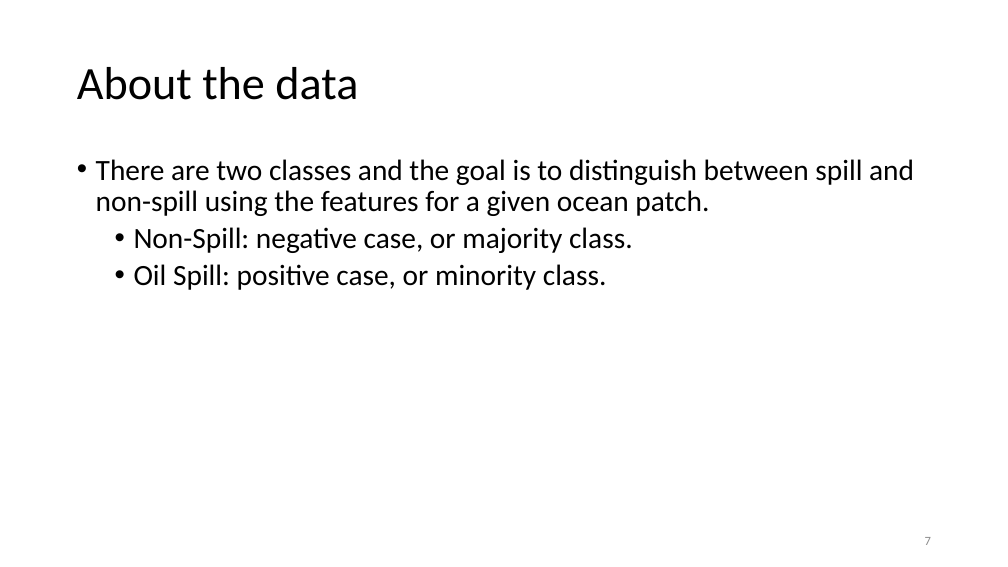
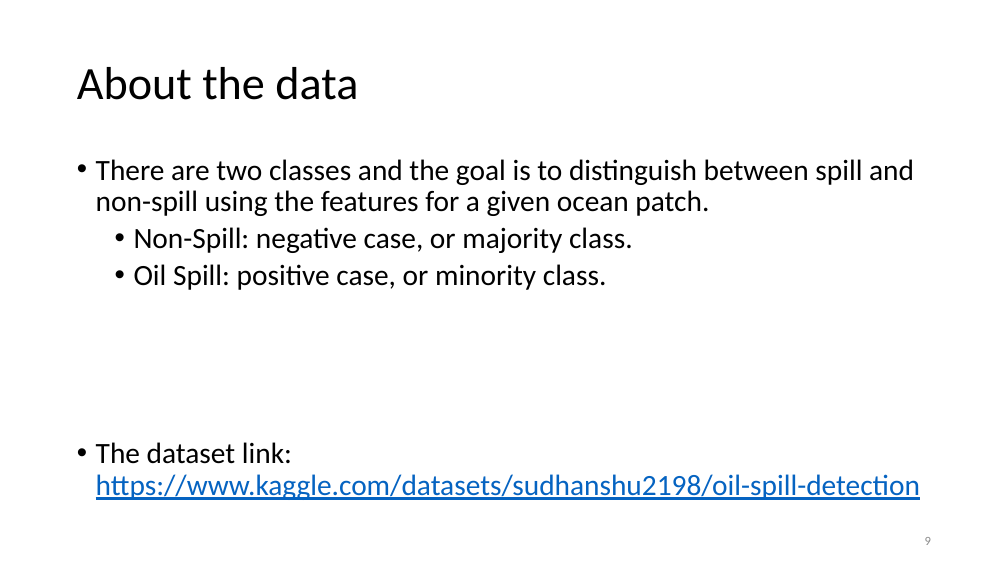
Before and after one commit to MotasemZiad/Oil-Spill-Classification, a slide deck: slide 9 of Presentation/Project Presentation.pptx (slide 7 before the commit). Drawn at 1008x567 pixels with LibreOffice and Linux fonts; fonts in the diff are those of the drawing. Boxes give left, top, right and bottom in pixels: in the first picture for what was removed or moved away, otherwise in the second. Text is boxed around its words. In the diff, an @@ line names an element or a change of style, - is before the commit and + after.

Commit message:
final updates

```diff
--- a/Presentation/Project Presentation.pptx
+++ b/Presentation/Project Presentation.pptx
@@ text at (96,442,920,500): paragraph added @@
+• The dataset link: https://www.kaggle.com/datasets/sudhanshu2198/oil-spill-detection
@@ page number at (925,537,931,545): text changed @@
-7
+9
```
Also in this commit, not shown: 3 other slides changed, 3 slides added, 1 slide removed.
